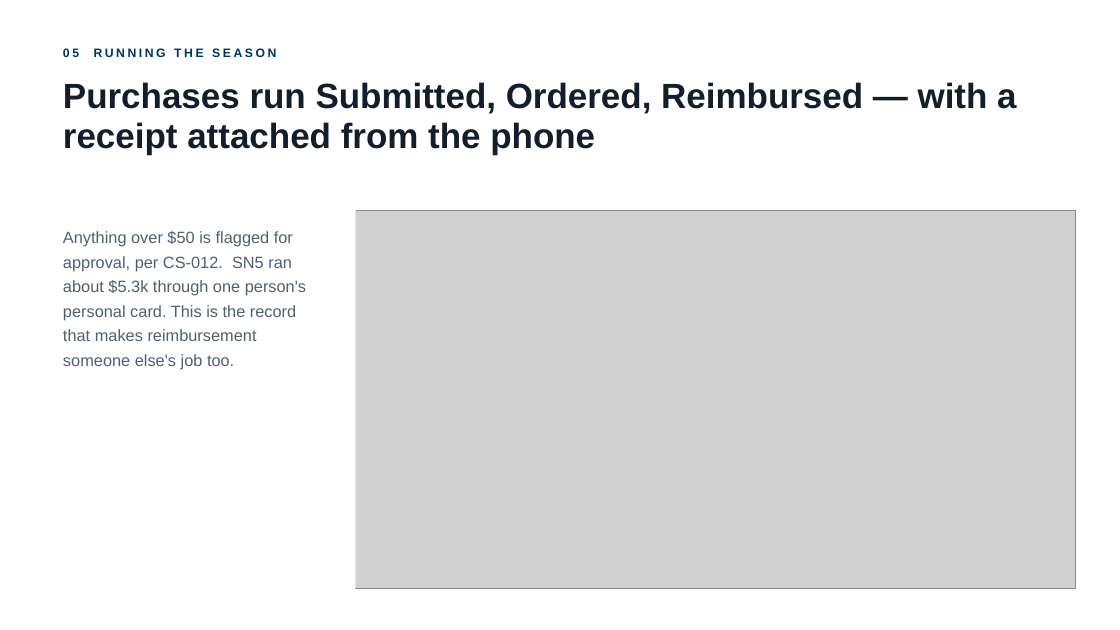
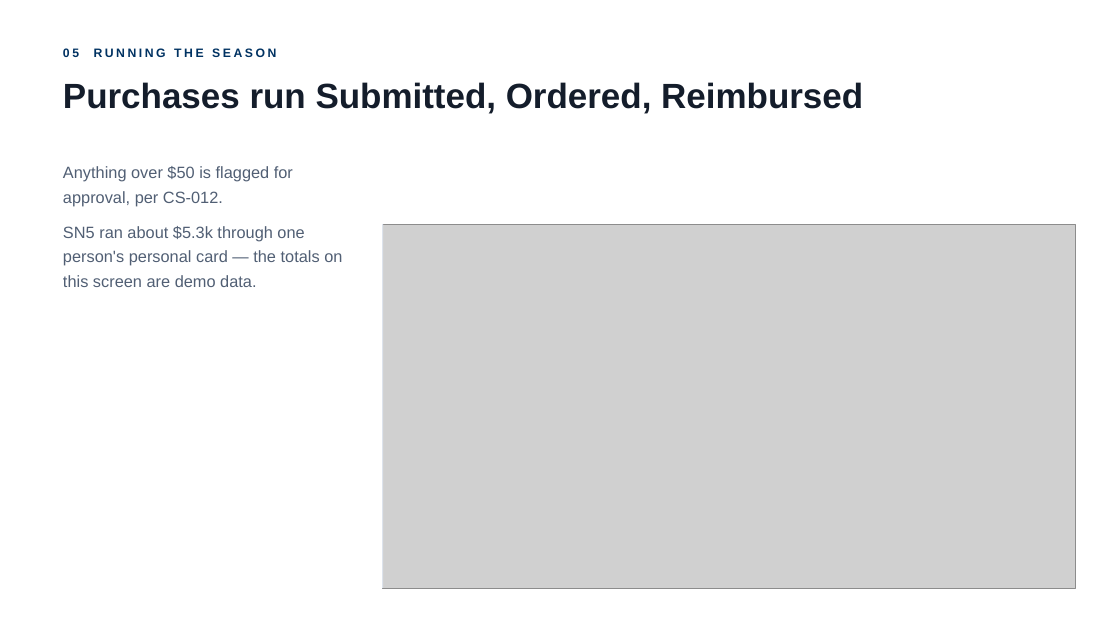
Before and after one commit to Jinxiewinx/feb-composites-applications, a slide deck: slide 18 of 06 Pitch/sn6-app-deck.pptx. Drawn at 1120x630 pixels with LibreOffice and Linux fonts; fonts in the diff are those of the drawing; grey boxes stand for pictures. Boxes give left, top, right and bottom in pixels: in the first picture for what was removed or moved away, otherwise in the second. Text is boxed around its words. In the diff, an @@ line names an element or a change of style, - is before the commit and + after.

```diff
--- a/06 Pitch/sn6-app-deck.pptx
+++ b/06 Pitch/sn6-app-deck.pptx
@@ text at box(63, 82, 863, 114): text changed @@
-Purchases run Submitted, Ordered, Reimbursed — with a receipt attached from the phone
+Purchases run Submitted, Ordered, Reimbursed
@@ text at box(63, 166, 342, 287): text changed @@
-Anything over $50 is flagged for approval, per CS-012. SN5 ran about $5.3k through one person's personal card. This is the record that makes reimbursement someone else's job too.
+Anything over $50 is flagged for approval, per CS-012.
+SN5 ran about $5.3k through one person's personal card — the totals on this screen are demo data.
@@ picture: place and size @@
-picture at box(355, 210, 1075, 588)
+picture at box(382, 224, 1075, 588)
@@ rectangle: place and size @@
-rectangle at box(355, 210, 356, 588)
+rectangle at box(382, 224, 383, 588)
```
Also in this commit, not shown: 19 other slides changed, 6 other files.
